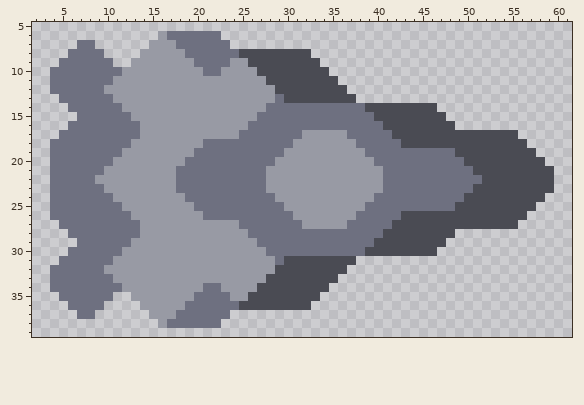
Pixel-art sprite -- core/assets-raw/sprites/units/anthicus-leg-base.png. The first picture shows the starting point.
The file is 64x45 pixels. Shown: x 2..61, y 5..39.
Now the later version:
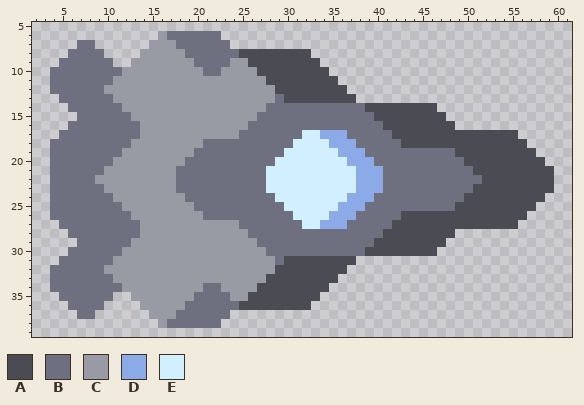
Palette (. is transparent): A #4a4b53  B #6e7080  C #989aa4  D #8ca9e8  E #d1efff
Changes in this commit:
y 17: x 32..36 CCCCC -> EEDDD
y 18: x 31..37 CCCCCCC -> EEEEDDD
y 19: x 30..38 CCCCCCCCC -> EEEEEEDDD
y 20: x 29..39 CCCCCCCCCCC -> EEEEEEEEDDD
y 21..23: x 28..40 CCCCCCCCCCCCC -> EEEEEEEEEEDDD
y 24: x 29..39 CCCCCCCCCCC -> EEEEEEEEDDD
y 25: x 30..38 CCCCCCCCC -> EEEEEEDDD
y 26: x 31..37 CCCCCCC -> EEEEDDD
y 27: x 32..36 CCCCC -> EEDDD
Changed places in both pictures, as pixel boxes (x1, y1, x2, y2):
changed: (266, 130, 383, 229)
